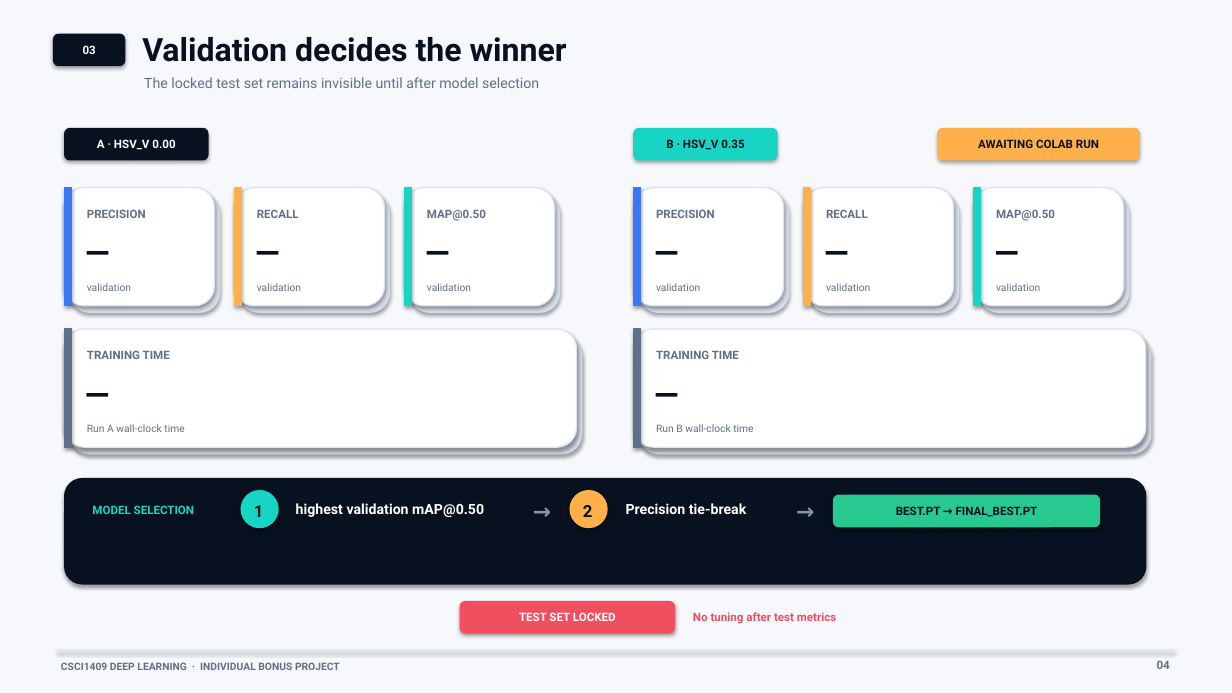
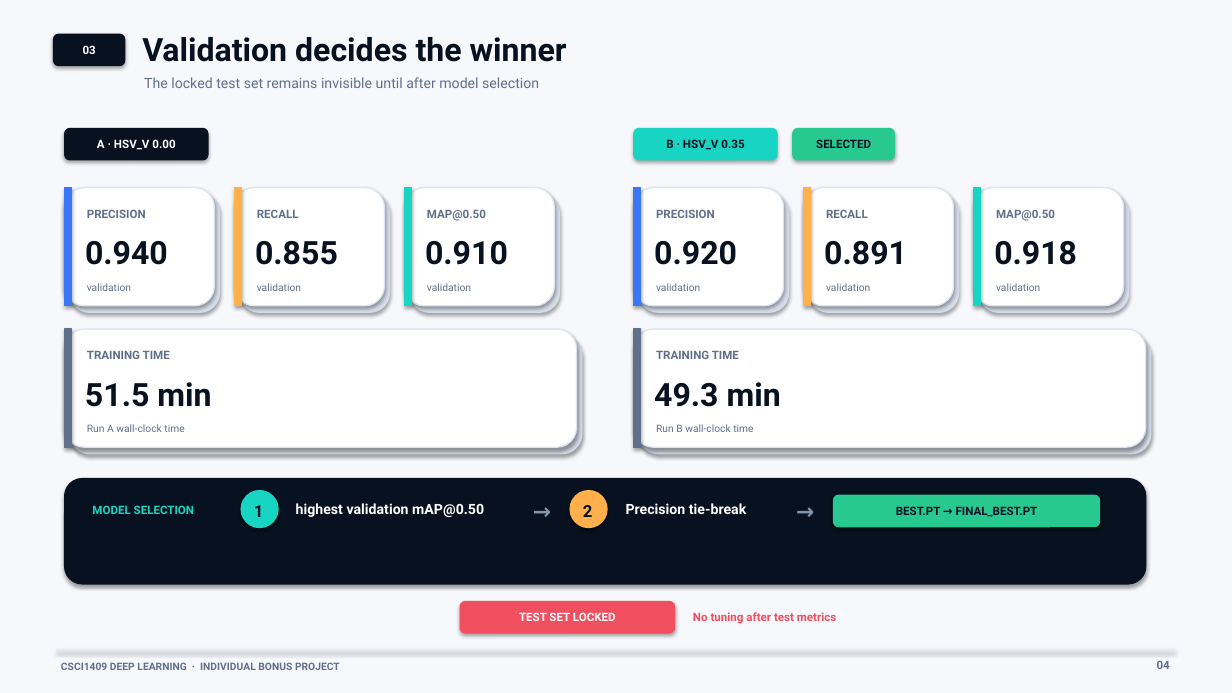
Before and after one commit to ravonek/Traffic-Sign-Detection, a slide deck: slide 4 of CSCI1409_Bonus_Traffic_Signs_Defense_3min.pptx. Drawn at 1232x693 pixels with LibreOffice and Linux fonts; fonts in the diff are those of the drawing. Boxes give left, top, right and bottom in pixels: in the first picture for what was removed or moved away, otherwise in the second. Text is boxed around its words. In the diff, an @@ line names an element or a change of style, - is before the commit and + after.

```diff
--- a/CSCI1409_Bonus_Traffic_Signs_Defense_3min.pptx
+++ b/CSCI1409_Bonus_Traffic_Signs_Defense_3min.pptx
@@ rounded rectangle: place and size @@
-rounded rectangle at bbox=[938, 128, 1140, 160]
+rounded rectangle at bbox=[793, 128, 895, 160]
@@ rounded rectangle at bbox=[793, 128, 895, 160]: fill #FFB04A to #28C891; outline #FFB04A 1 pt to #28C891 1 pt @@
@@ text added at bbox=[816, 139, 871, 148], 9 pt, text #07111F, bold @@
+SELECTED
@@ text removed at bbox=[978, 139, 1099, 148] @@
-AWAITING COLAB RUN
@@ text at bbox=[85, 241, 168, 265]: text changed @@
-—
+0.940
@@ text at bbox=[255, 241, 338, 265]: text changed @@
-—
+0.855
@@ text at bbox=[425, 241, 508, 265]: text changed @@
-—
+0.910
@@ text at bbox=[654, 241, 737, 265]: text changed @@
-—
+0.920
@@ text at bbox=[824, 241, 907, 265]: text changed @@
-—
+0.891
@@ text at bbox=[994, 241, 1077, 265]: text changed @@
-—
+0.918
@@ text at bbox=[85, 382, 211, 407]: text changed @@
-—
+51.5 min
@@ text at bbox=[654, 382, 781, 407]: text changed @@
-—
+49.3 min
```
Also in this commit, not shown: 3 other slides changed, 46 other files.
